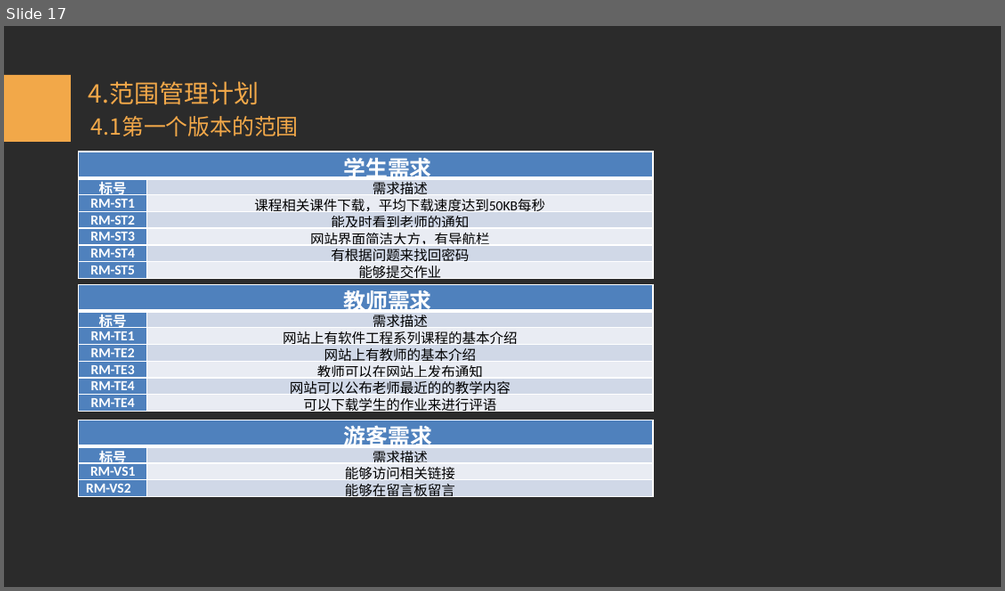
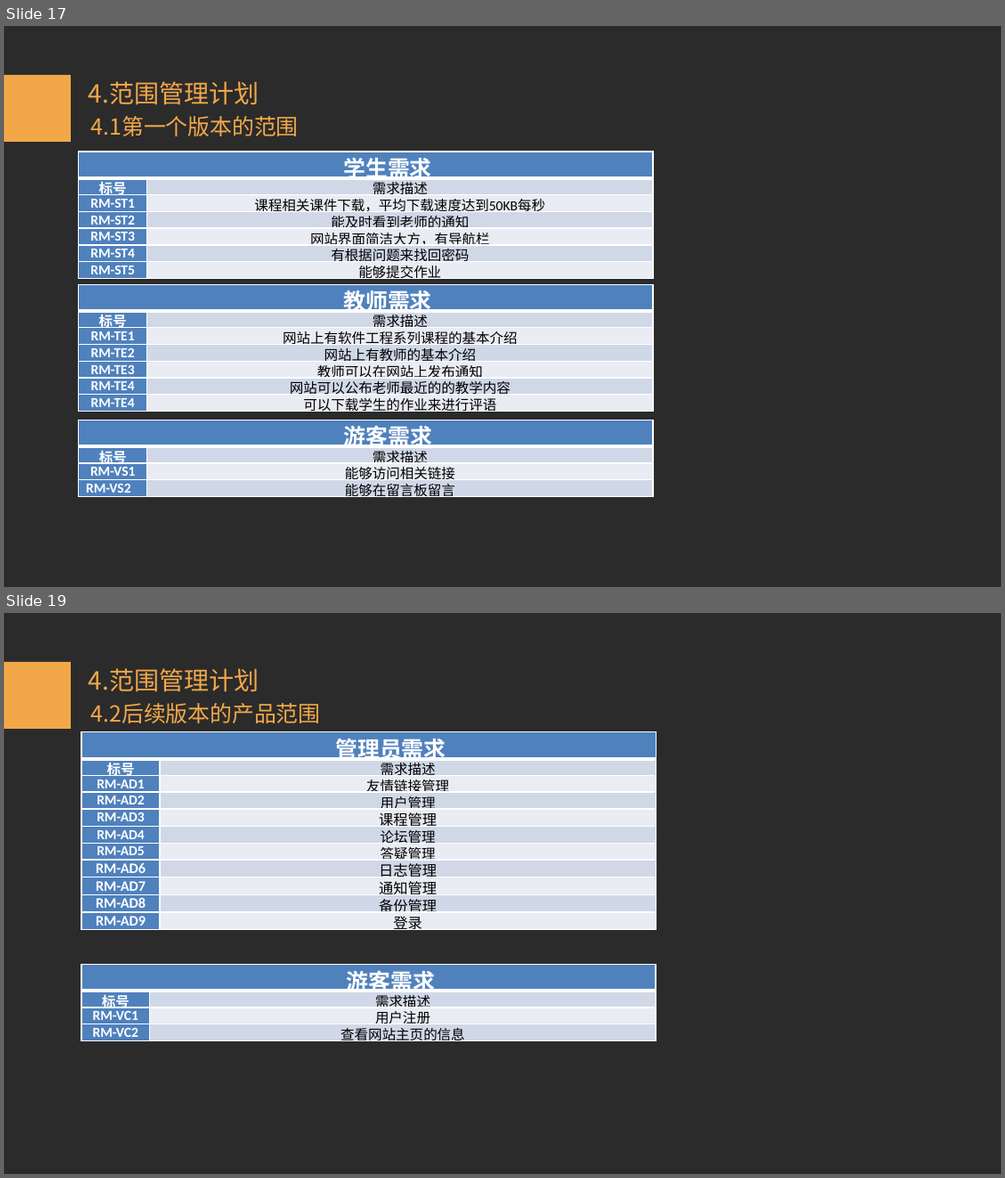
Before and after one commit to tzy502/G16, a slide deck: 需求工程计划/需求工程项目计划PPT.pptx. Shown one above the other, each under a label of ours: slide 17 before the commit, slides 17 and 19 after it; the slides between them are not shown. The pictures are 1005x591 and 1005x1178 pixels, drawn with LibreOffice and Linux fonts; fonts in the diff are those of the drawing; background and template pictures are left out; a plain dark background stands for a picture behind light text. Boxes give left, top, right and bottom in pixels: in the first picture for what was removed or moved away, otherwise in the second. Text is boxed around its words. In the diff, an @@ line names an element or a change of style, - is before the commit and + after.

```diff
--- a/需求工程计划/需求工程项目计划PPT.pptx
+++ b/需求工程计划/需求工程项目计划PPT.pptx
@@ slide 19 added at (4, 613, 1001, 1174), background picture (left out) @@
@@ rectangle added at (4, 662, 71, 729), fill #F2A849 @@
@@ text added at (89, 668, 259, 692), 18 pt, text #F2A849 @@
+4.范围管理计划
@@ text added at (91, 703, 321, 723), 16 pt, text #F2A849 @@
+4.2后续版本的产品范围
@@ table added at (81, 731, 655, 937), 11 rows, 2 columns @@
+管理员需求 | 
+标号 | 需求描述
+RM-AD1 | 友情链接管理
+RM-AD2 | 用户管理
+RM-AD3 | 课程管理
+RM-AD4 | 论坛管理
+RM-AD5 | 答疑管理
+RM-AD6 | 日志管理
+RM-AD7 | 通知管理
+RM-AD8 | 备份管理
+RM-AD9 | 登录
@@ table added at (81, 964, 657, 1048), 4 rows, 2 columns @@
+游客需求 | 
+标号 | 需求描述
+RM-VC1 | 用户注册
+RM-VC2 | 查看网站主页的信息
```
Also in this commit, not shown: 8 slides changed, 6 other slides added, 1 slide removed, 41 other files.
